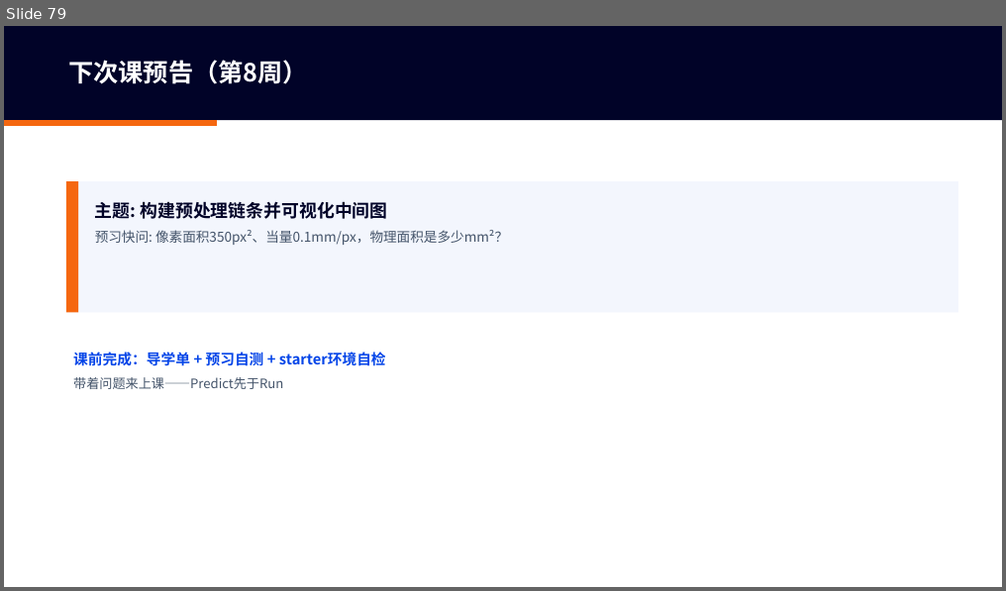
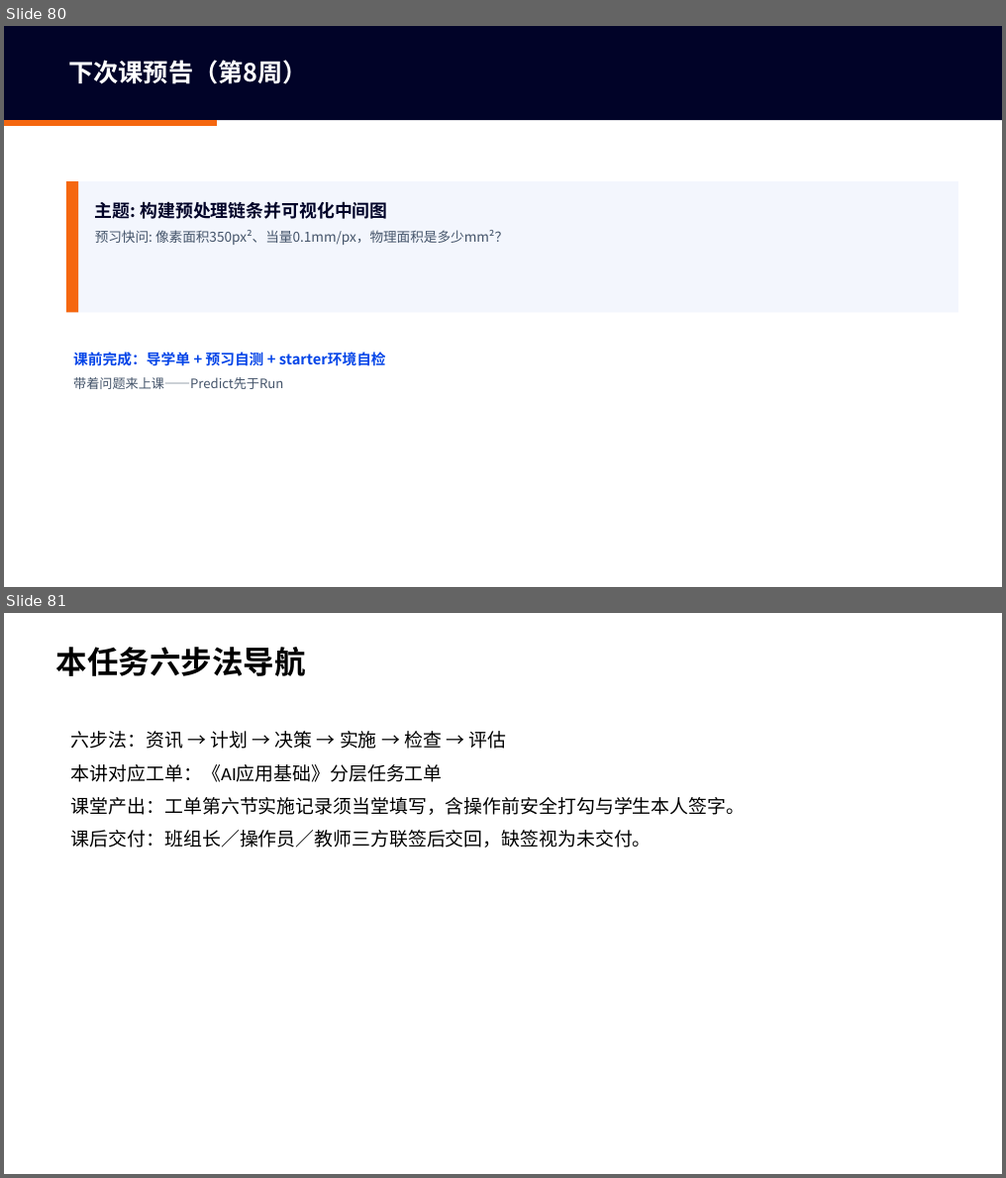
Before and after one commit to tianqiongenze/ai-application-foundations, a slide deck: 授课PPT/W07-第4次课-预知设备的剩余寿命.pptx. Shown one above the other, each under a label of ours: slide 79 before the commit, slides 80 and 81 after it. The pictures are 1006x591 and 1006x1178 pixels, drawn with LibreOffice and Linux fonts; fonts in the diff are those of the drawing. Boxes give left, top, right and bottom in pixels: in the first picture for what was removed or moved away, otherwise in the second. Text is boxed around its words. In the diff, an @@ line names an element or a change of style, - is before the commit and + after.

```diff
--- a/授课PPT/W07-第4次课-预知设备的剩余寿命.pptx
+++ b/授课PPT/W07-第4次课-预知设备的剩余寿命.pptx
@@ slide 81 added at (4, 613, 1002, 1174), background #FFFFFF @@
@@ text added at (56, 647, 306, 676), 30 pt, text #000000, bold @@
+本任务六步法导航
@@ text added at (71, 731, 745, 848), 18 pt, text #000000 @@
+六步法：资讯 → 计划 → 决策 → 实施 → 检查 → 评估
+本讲对应工单：《AI应用基础》分层任务工单
+课堂产出：工单第六节实施记录须当堂填写，含操作前安全打勾与学生本人签字。
+课后交付：班组长／操作员／教师三方联签后交回，缺签视为未交付。
@@ what was slide 79 is now slide 80 @@
```
Also in this commit, not shown: 2 other slides added, 48 other files.
